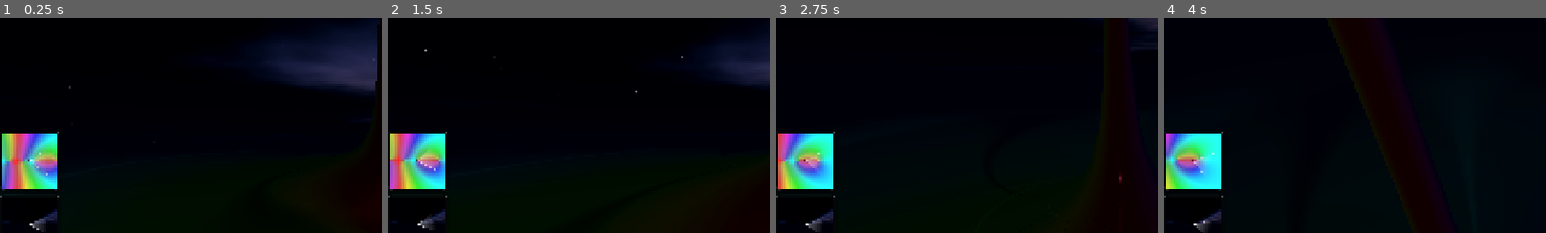
Above: before the commit, frames 1-4 (left to right).
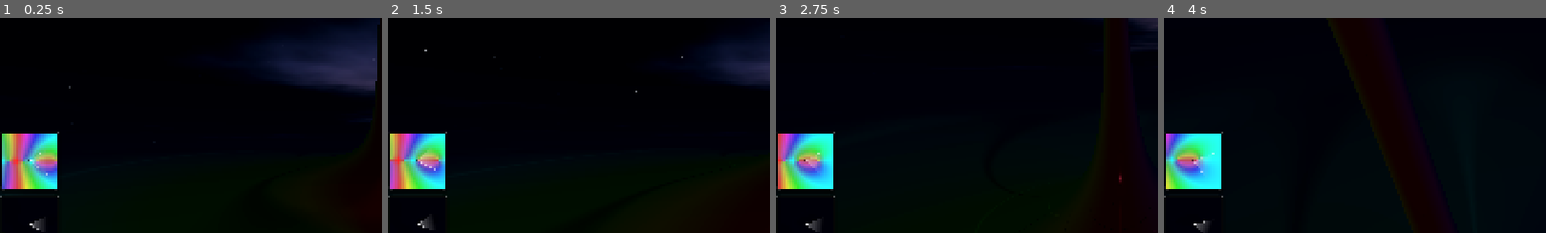
Above: after the commit, the same moments.

Repository: allanino/complex-functions-explorer
Game: Godot game, scene res://core/main.tscn
Same seed, same stepped clock (60 frames per second), same inputs: the game is played once before the commit and once after it.
Inputs (mouse positions are % of the whole screen's width and height, from its top left):
- Up to frame 1 (0.25 s): no input
- Up to frame 2 (1.5 s): tap Enter at 0.5 s; move the mouse to (55, 50) at 0.52 s; hold W (move_forward) from 0.53 s (still down); tap G at 0.6 s; click (55, 50) at 0.67 s; tap Space at 0.77 s; move the mouse to (45, 50) at 1.27 s; tap N at 1.35 s
- Up to frame 3 (2.75 s): keep holding W (move_forward); tap Space at 1.52 s; move the mouse to (52, 48) at 2.02 s; tap C at 2.1 s
- Up to frame 4 (4 s): keep holding W (move_forward); move the mouse to (49, 52) at 2.77 s; tap Z at 2.85 s; click (49, 52) at 2.92 s; tap Space at 3.02, 3.77 s; move the mouse to (57, 51) at 3.52 s; tap R at 3.6 s
The pictures show only the part of the screen within x 0-50%, y 21-71%; the shares and areas given below are measured in that part.

The runs differ from the first frame. In frame 1, 0.2% of the frame differs, in the area x 1-15%, y 88-97%; in frame 2, 0.2%; in frame 3, 0.2%; in frame 4, 0.2%.

Commit message:
Fix minimap artifacts and 3D angle
* Adjusted the camera's far plane to 4000.0 instead of 10000.0 to prevent depth buffer precision loss and black artifacts.
* Fixed the `Transform3D` basis of the orthographic camera to correctly point downwards at a 45-degree angle.
* Lowered camera distance to 100.0 to keep it from clipping while providing the correct view.

Co-authored-by: allanino <5325241+allanino@users.noreply.github.com>

Diff:
--- a/ui/mini_terrain_3d.gd
+++ b/ui/mini_terrain_3d.gd
@@ -23,7 +23,7 @@
 		return
 
 	var zoom = GameState.effective_zoom
-	var dist = 200.0 * zoom
+	var dist = 100.0
 	minimap_camera.global_position = Vector3(
 		player.global_position.x,
 		dist,
--- a/ui/mini_terrain_3d.tscn
+++ b/ui/mini_terrain_3d.tscn
@@ -59,10 +59,10 @@
 
 [node name="MinimapCamera" type="Camera3D" parent="Panel/MarginContainer/ClipPanel/SubViewportContainer/SubViewport"]
 unique_name_in_owner = true
-transform = Transform3D(1, 0, 0, 0, 0.707107, -0.707107, 0, 0.707107, 0.707107, 0, 200, 200)
+transform = Transform3D(1, 0, 0, 0, 0.707106, 0.707106, 0, -0.707106, 0.707106, 0, 100, 100)
 projection = 1
 size = 80.0
-far = 10000.0
+far = 4000.0
 
 [node name="FOVOverlay" type="Control" parent="Panel/MarginContainer/ClipPanel"]
 unique_name_in_owner = true
